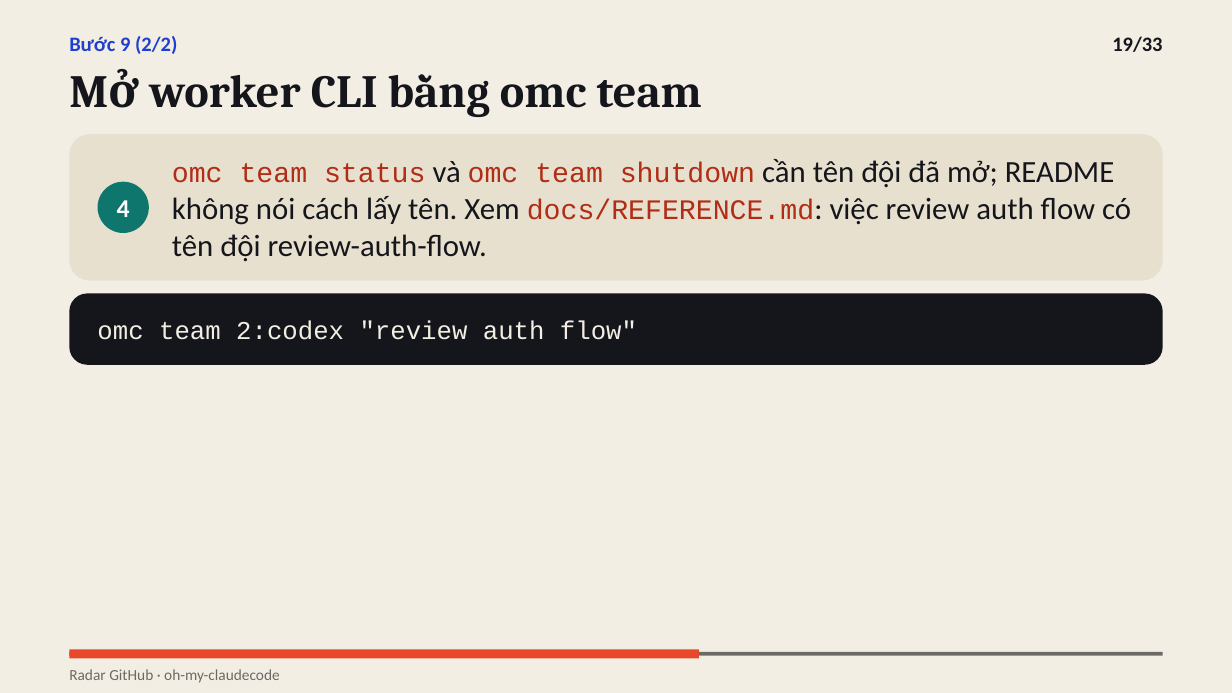
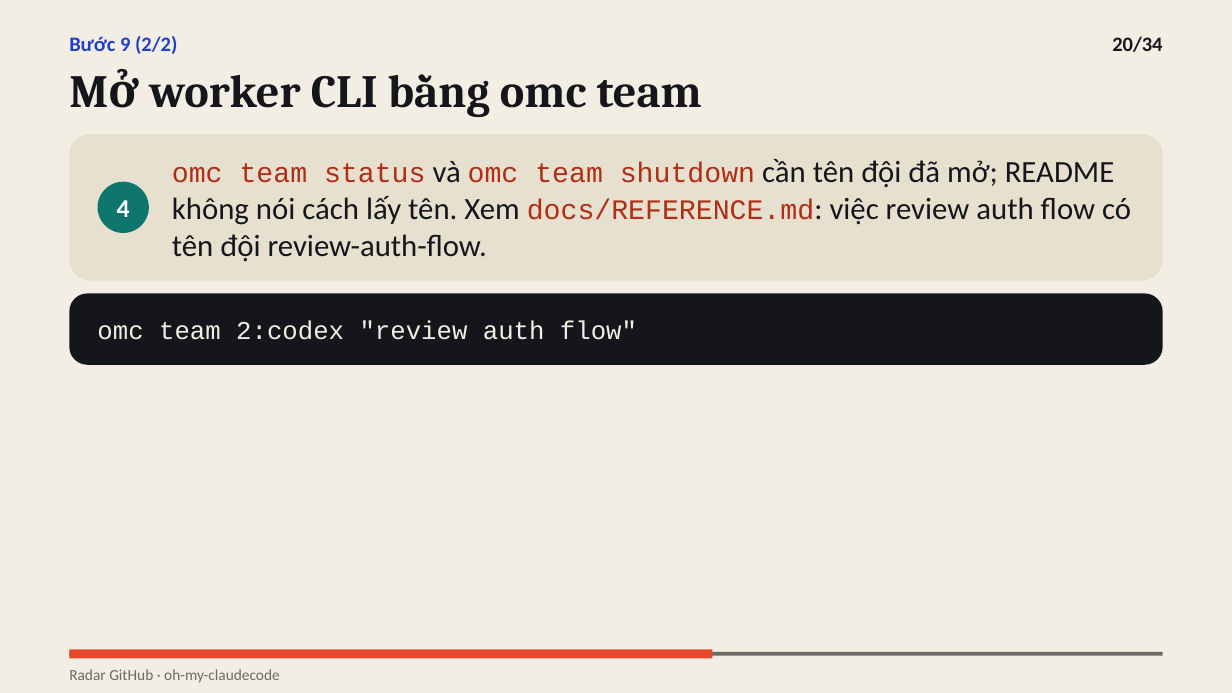
Before and after one commit to vohoailinh90/Github-radar, a slide deck: slide 20 of digests/2026-10-17-4/oh-my-claudecode/slides-vi.pptx (slide 19 before the commit). Drawn at 1232x693 pixels with LibreOffice and Linux fonts; fonts in the diff are those of the drawing. Boxes give left, top, right and bottom in pixels: in the first picture for what was removed or moved away, otherwise in the second. Text is boxed around its words. In the diff, an @@ line names an element or a change of style, - is before the commit and + after.

```diff
--- a/digests/2026-10-17-4/oh-my-claudecode/slides-vi.pptx
+++ b/digests/2026-10-17-4/oh-my-claudecode/slides-vi.pptx
@@ text at [1112,36,1162,52]: text changed @@
-19/33
+20/34
@@ rectangle: place and size @@
-rectangle at [69,650,699,659]
+rectangle at [69,650,713,659]
```
Also in this commit, not shown: 32 other slides changed, 1 slide added, 2 other files.
